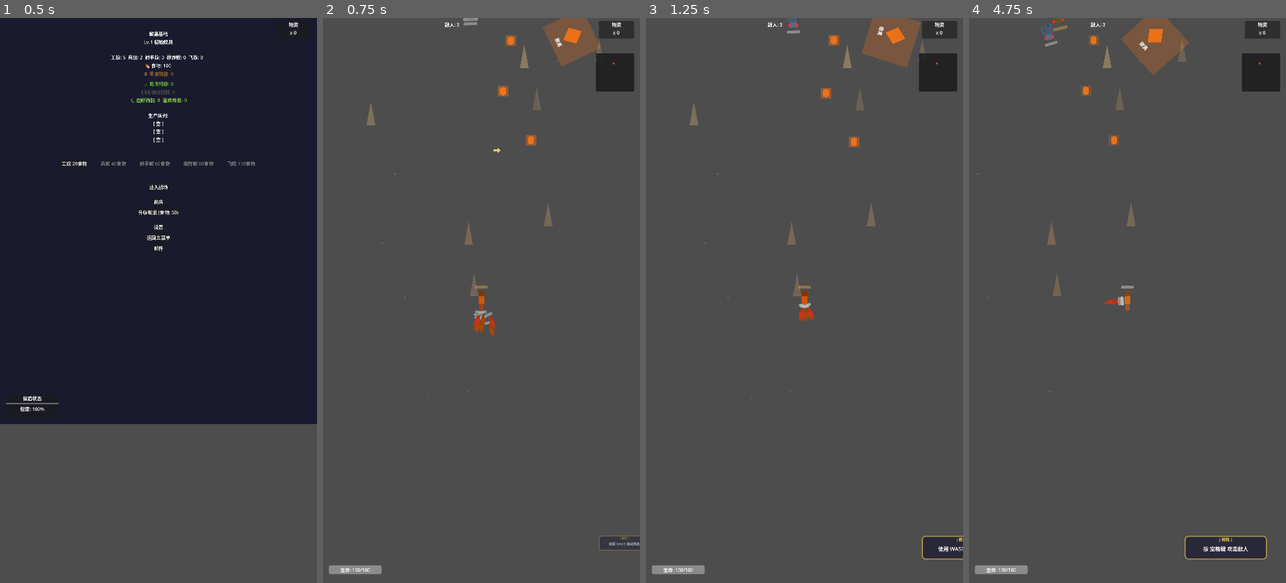
Above: before the commit, frames 1-4 (left to right).
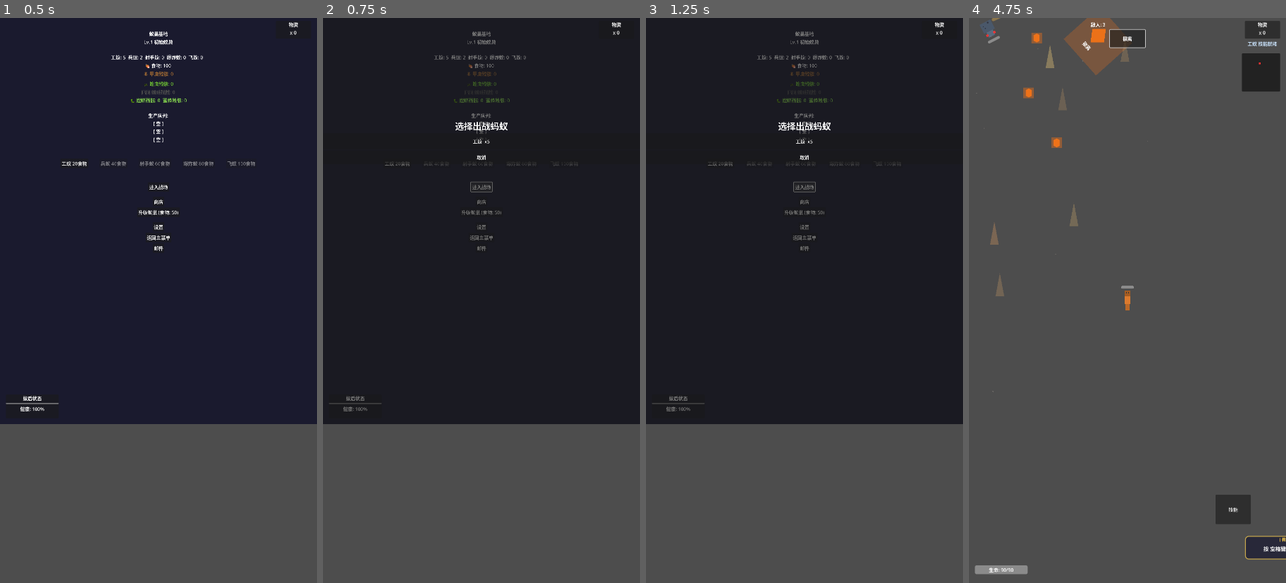
Above: after the commit, the same moments.

Repository: Zhanghc177/gametest
Game: Godot game, scene res://scenes/game_manager.tscn
Two runs of this game, one before a commit and one after it. Both use one fixed random seed, a clock stepped at 60 frames per second and the inputs below.
Inputs (mouse positions are in pixels of both pictures, inside the frame that each line leads up to):
- Up to frame 1 (0.5 s): no input
- Up to frame 2 (0.75 s): click "进入战场" at 0.5 s
- Up to frame 3 (1.25 s): no input
- Up to frame 4 (4.75 s): click (1127, 142) at 1.25 s, where only the run after the commit has a clickable "工蚁 x5"; click (1232, 509) at 2 s, where only the run after the commit has a clickable "技能"; click (1127, 40) at 2.75 s, where only the run after the commit has a clickable "撤离"; tap Enter at 3.5 s; move the mouse to (1197, 272) at 3.52 s; hold D (move_right) 3.53-4.25 s; hold F (ability, bound only after the commit) 3.53-4.25 s; click (1197, 272) at 3.67 s; drag from (1064, 328) to (1127, 300) at 4.27 s

Frame 1 is identical in both runs. In frame 2, 71% of the frame differs, in the area x 0-100%, y 0-99%; in frame 3, 71%; in frame 4, 5.4%.

Commit message:
feat: add ant selection and class skills

Diff:
--- a/project.godot
+++ b/project.godot
@@ -67,6 +67,11 @@
 "events": [Object(InputEventKey,"resource_local_to_scene":false,"resource_name":"","device":-1,"window_id":0,"alt_press …(194 unchanged characters)…
 ]
 }
+ability={
+"deadzone": 0.5,
+"events": [Object(InputEventKey,"resource_local_to_scene":false,"resource_name":"","device":-1,"window_id":0,"alt_pressed":false,"shift_pressed":false,"ctrl_pressed":false,"meta_pressed":false,"pressed":false,"keycode":0,"physical_keycode":70,"key_label":0,"unicode":102,"location":0,"echo":false,"script":null)
+]
+}
 
 [layer_names]
 
--- a/scripts/base_camp.gd
+++ b/scripts/base_camp.gd
@@ -2,7 +2,7 @@
 
 ## 基地界面 - 蚁巢管理、蚂蚁生产、物资存储
 
-signal enter_battle
+signal enter_battle(selected_ant_type: String)
 signal open_settings
 signal return_to_main_menu
 signal open_mail
@@ -355,7 +355,7 @@
 	var game_manager = get_tree().get_first_node_in_group("game_manager")
 	if not game_manager:
 		print("BaseCamp: 未找到 game_manager，直接发射信号")
-		enter_battle.emit()
+		enter_battle.emit("worker")
 		return
 
 	# 检查是否有可用蚂蚁
@@ -370,10 +370,69 @@
 		show_tip("没有蚂蚁！请先生产蚂蚁")
 		return
 
-	# 直接进入战场，不消耗食物
-	print("BaseCamp: 携带现有蚂蚁进入战场")
-	game_manager.save_game()
-	enter_battle.emit()
+	_show_ant_selection_panel()
+
+func _show_ant_selection_panel() -> void:
+	if has_node("BattleAntSelectPanel"):
+		$BattleAntSelectPanel.queue_free()
+	var available_types = _get_available_battle_ant_types()
+	if available_types.is_empty():
+		show_tip("没有已解锁且可出战的蚂蚁")
+		return
+
+	var panel = PanelContainer.new()
+	panel.name = "BattleAntSelectPanel"
+	panel.set_anchors_preset(Control.PRESET_FULL_RECT)
+	panel.modulate = Color(1, 1, 1, 0.98)
+	add_child(panel)
+
+	var outer = VBoxContainer.new()
+	outer.alignment = BoxContainer.ALIGNMENT_CENTER
+	panel.add_child(outer)
+
+	var title = Label.new()
+	title.text = "选择出战蚂蚁"
+	title.horizontal_alignment = HORIZONTAL_ALIGNMENT_CENTER
+	title.add_theme_font_size_override("font_size", 30)
+	outer.add_child(title)
+
+	for ant_type in available_types:
+		var btn = Button.new()
+		btn.custom_minimum_size = Vector2(360, 54)
+		btn.text = "%s  x%d" % [_get_ant_type_name(ant_type), ant_count.get(ant_type, 0)]
+		btn.pressed.connect(_on_battle_ant_selected.bind(ant_type))
+		outer.add_child(btn)
+
+	var cancel_btn = Button.new()
+	cancel_btn.custom_minimum_size = Vector2(360, 46)
+	cancel_btn.text = "取消"
+	cancel_btn.pressed.connect(_close_ant_selection_panel)
+	outer.add_child(cancel_btn)
+
+func _get_available_battle_ant_types() -> Array:
+	var game_manager = get_tree().get_first_node_in_group("game_manager")
+	var unlocked = game_manager.get_available_ant_types() if game_manager else ant_count.keys()
+	var result = []
+	for ant_type in ["worker", "soldier", "shooter", "bomber", "flyer"]:
+		if ant_type in unlocked and ant_count.get(ant_type, 0) > 0:
+			result.append(ant_type)
+	return result
+
+func _on_battle_ant_selected(ant_type: String) -> void:
+	var game_manager = get_tree().get_first_node_in_group("game_manager")
+	if game_manager:
+		game_manager.save_game()
+	_close_ant_selection_panel()
+	enter_battle.emit(ant_type)
+
+func _close_ant_selection_panel() -> void:
+	if has_node("BattleAntSelectPanel"):
+		$BattleAntSelectPanel.queue_free()
+
+func _get_ant_type_name(ant_type: String) -> String:
+	if ANT_TYPES.has(ant_type):
+		return ANT_TYPES[ant_type].name
+	return ant_type
 
 func _on_shop_pressed() -> void:
 	_show_shop_panel()
--- a/scripts/game_manager.gd
+++ b/scripts/game_manager.gd
@@ -1024,7 +1024,7 @@
 		battle_scene.visible = true
 		var main = battle_scene as Node2D
 		if main:
-			main.start_battle(inventory, ant_count)
+			main.start_battle(inventory, ant_count, "")
 
 	# 淡出所有元素
 	var fade_out = create_tween()
@@ -1147,7 +1147,7 @@
 			completed += 1
 	return { "completed": completed, "total": total }
 
-func _on_enter_battle() -> void:
+func _on_enter_battle(selected_ant_type: String = "") -> void:
 	print("GameManager: _on_enter_battle called")
 	print("GameManager: battle_scene=", battle_scene)
 	print("GameManager: base_camp=", base_camp)
@@ -1172,7 +1172,7 @@
 	var main = battle_scene as Node2D
 	if main:
 		print("GameManager: calling main.start_battle")
-		main.start_battle(inventory, ant_count)
+		main.start_battle(inventory, ant_count, selected_ant_type)
 		print("GameManager: main.start_battle completed")
 	else:
 		print("GameManager: ERROR - main is null after cast!")
--- a/scripts/main.gd
+++ b/scripts/main.gd
@@ -45,6 +45,7 @@
 var joystick_active: bool = false
 var attack_button_down: bool = false
 var dash_button_down: bool = false
+var skill_button_down: bool = false
 
 ## 触控手感优化参数
 const JOYSTICK_DEADZONE: float = 0.15  # 虚拟摇杆死区（减少漂移）
@@ -73,6 +74,8 @@
 var max_waves: int = 1
 var wave_enemies_remaining: int = 0
 var wave_in_progress: bool = false
+var battle_waves_cleared: bool = false
+var selected_ant_type: String = "worker"
 
 ## BOSS血条系统变量
 var current_boss: Node = null  # 当前BOSS引用
@@ -175,6 +178,7 @@
 	print("Main: player=", player, " camera=", camera)
 	setup_camera()
 	setup_extraction_point()
+	_ensure_skill_touch_button()
 	print("Main: _ready 完成")
 
 func _process(_delta: float) -> void:
@@ -217,6 +221,9 @@
 	var touch_controls = canvas_layer.get_node_or_null("TouchControls")
 	if touch_controls:
 		touch_controls.visible = true
+	var direct_touch_controls = get_node_or_null("TouchControls")
+	if direct_touch_controls:
+		direct_touch_controls.visible = true
 	print("Main: 战场UI元素已显示")
 
 func hide_battle_ui() -> void:
@@ -224,7 +231,30 @@
 		var node = canvas_layer.get_node_or_null(node_path)
 		if node:
 			node.visible = false
+	var touch_controls = get_node_or_null("TouchControls")
+	if touch_controls:
+		touch_controls.visible = false
 	hide_boss_ui()
+
+func _ensure_skill_touch_button() -> void:
+	var touch_controls = get_node_or_null("TouchControls")
+	if not touch_controls:
+		return
+	if touch_controls.has_node("SkillButton"):
+		return
+	var skill_button = Button.new()
+	skill_button.name = "SkillButton"
+	skill_button.text = "技能"
+	skill_button.anchors_preset = Control.PRESET_BOTTOM_RIGHT
+	skill_button.anchor_left = 1.0
+	skill_button.anchor_top = 1.0
+	skill_button.anchor_right = 1.0
+	skill_button.anchor_bottom = 1.0
+	skill_button.offset_left = -240.0
+	skill_button.offset_top = -300.0
+	skill_button.offset_right = -120.0
+	skill_button.offset_bottom = -200.0
+	touch_controls.add_child(skill_button)
 
 func _mark_battle_effect(node: Node) -> void:
 	node.add_to_group("battle_effects")
@@ -1042,12 +1072,15 @@
 	defeat()
 
 func victory() -> void:
-	game_running = false
+	if battle_waves_cleared:
+		return
+	battle_waves_cleared = true
+	wave_in_progress = false
 	_last_battle_failed = false
 	survival_time = Time.get_ticks_msec() / 1000.0 - battle_start_time
 	save_battle_replay()  # 保存回放
-	await get_tree().create_timer(1.5).timeout
-	show_settlement(true)
+	show_warning_announcement("三波已清理，前往撤离点撤离")
+	update_ui()
 
 func defeat() -> void:
 	game_running = false
@@ -1185,6 +1218,7 @@
 	joystick_active = false
 	attack_button_down = false
 	dash_button_down = false
+	skill_button_down = false
 	gamepad_leftstick = Vector2.ZERO
 	gamepad_rightstick = Vector2.ZERO
 	gamepad_lt = 0.0
@@ -1355,13 +1389,23 @@
 	else:
 		print("Main: ERROR - no game_manager found!")
 
-func start_battle(initial_inventory: Dictionary = {}, ant_count: Dictionary = {}) -> void:
+func _resolve_selected_ant_type(ant_count: Dictionary, requested_type: String) -> String:
+	if requested_type != "" and ant_count.get(requested_type, 0) > 0:
+		return requested_type
+	for ant_type in ["worker", "soldier", "shooter", "bomber", "flyer"]:
+		if ant_count.get(ant_type, 0) > 0:
+			return ant_type
+	return "worker"
+
+func start_battle(initial_inventory: Dictionary = {}, ant_count: Dictionary = {}, battle_ant_type: String = "worker") -> void:
 	print("Main: start_battle called, visible=", visible)
 	game_running = true
 	_returning_to_base = false
 	_last_battle_failed = false
 	has_extraction_started = false
 	extraction_progress = 0.0
+	battle_waves_cleared = false
+	selected_ant_type = _resolve_selected_ant_type(ant_count, battle_ant_type)
 	_reset_battle_controls()
 	inventory = initial_inventory.duplicate()
 	# 确保 inventory 有必要的键
@@ -1391,13 +1435,16 @@
 	survival_time = 0.0  # 重置存活时间
 	input_recording.clear()  # 清空输入记录
 
+	if player.has_method("apply_ant_class"):
+		player.apply_ant_class(selected_ant_type)
 	if player.has_method("revive_for_battle"):
 		player.revive_for_battle()
 	player.global_position = Vector2(540, 1500)
-	player.hp = player.HP_MAX
+	player.hp = player.get("class_hp_max") if player.get("class_hp_max") != null else player.HP_MAX
 	player.atk_boost = 0.0
 	player.atk_boost_timer = 0.0
-	player.health_bar.value = player.HP_MAX
+	player.health_bar.max_value = player.hp
+	player.health_bar.value = player.hp
 
 	# 重置摄像机位置紧跟在玩家位置之后
 	enable_battle_camera()
@@ -1405,8 +1452,8 @@
 
 	_clear_battle_runtime_nodes()
 
-	# 生成玩家携带的蚂蚁
-	spawn_player_ants(ant_count)
+	# New battle flow: the selected ant becomes the controllable character.
+	player_ants.clear()
 
 	# 初始化战场内容
 	spawn_obstacles()
@@ -1498,12 +1545,21 @@
 
 	var buff_label = canvas_layer.get_node_or_null("BuffLabel")
 	if buff_label:
-		if player.atk_boost > 0:
+		var skill_cd = player.get("skill_cooldown") if player else 0.0
+		var skill_active = player.get("skill_timer") if player else 0.0
+		var class_label = player.get_ant_class_label() if player and player.has_method("get_ant_class_label") else selected_ant_type
+		if skill_active > 0:
+			buff_label.text = "%s 技能生效" % class_label
+			buff_label.modulate = Color(0.29, 0.87, 0.31)
+		elif skill_cd > 0:
+			buff_label.text = "%s 技能 %.0fs" % [class_label, skill_cd]
+			buff_label.modulate = Color(1.0, 0.8, 0.2)
+		elif player.atk_boost > 0:
 			buff_label.text = "攻击+"
 			buff_label.modulate = Color(0.29, 0.87, 0.31)
 		else:
-			buff_label.text = ""
-			buff_label.modulate = Color(1, 1, 1, 0)
+			buff_label.text = "%s 技能就绪" % class_label
+			buff_label.modulate = Color(0.8, 0.9, 1.0)
 
 	var extract_label = canvas_layer.get_node_or_null("ExtractProgress")
 	if extract_label:
@@ -1520,9 +1576,10 @@
 	var health_bar = canvas_layer.get_node_or_null("HealthBar")
 	var health_label = canvas_layer.get_node_or_null("HealthBar/HealthLabel")
 	if health_bar and health_label:
-		health_bar.max_value = player.HP_MAX
+		var max_hp = player.get("class_hp_max") if player.get("class_hp_max") != null else player.HP_MAX
+		health_bar.max_value = max_hp
 		health_bar.value = player.hp
-		health_label.text = "生命: %d/%d" % [player.hp, player.HP_MAX]
+		health_label.text = "生命: %d/%d" % [player.hp, max_hp]
 
 	# 更新BOSS血条
 	update_boss_health_display()
@@ -1862,6 +1919,7 @@
 	var attack_button = touch_controls.get_node_or_null("AttackButton")
 	var dash_button = touch_controls.get_node_or_null("DashButton")
 	var extract_button = touch_controls.get_node_or_null("ExtractButton")
+	var skill_button = touch_controls.get_node_or_null("SkillButton")
 
 	# 攻击按钮处理 - 扩大检测半径提高灵敏度
 	if attack_button:
@@ -1874,6 +1932,11 @@
 		if event is InputEventScreenTouch:
 			if event.position.distance_to(dash_button.global_position + dash_button.size / 2) < DASH_BUTTON_RADIUS:
 				dash_button_down = event.pressed  # 即时响应
+
+	if skill_button:
+		if event is InputEventScreenTouch:
+			if event.position.distance_to(skill_button.global_position + skill_button.size / 2) < DASH_BUTTON_RADIUS:
+				skill_button_down = event.pressed
 
 	# 撤离按钮处理 - 扩大检测半径
 	if extract_button and event is InputEventScreenTouch:
@@ -1943,6 +2006,11 @@
 	if not game_running:
 		return false
 	return dash_button_down
+
+func is_skill_button_down() -> bool:
+	if not game_running:
+		return false
+	return skill_button_down
 
 ## ==================== 天气系统 - 洞穴氛围效果 ====================
 
--- a/scripts/player.gd
+++ b/scripts/player.gd
@@ -45,6 +45,63 @@
 const ATK_BOOST_AMOUNT: float = 0.10
 const ATK_BOOST_DURATION: float = 20.0
 const ATTACK_COOLDOWN_AFTER: float = 0.1
+const ANT_CLASS_CONFIG = {
+	"worker": {
+		"name": "工蚁",
+		"hp": 90.0,
+		"speed": 330.0,
+		"atk_base": 12.0,
+		"atk_full": 30.0,
+		"range_min": 42.0,
+		"range_max": 105.0,
+		"fan_angle": PI / 1.7,
+		"color": Color(0.86, 0.48, 0.18, 1.0)
+	},
+	"soldier": {
+		"name": "兵蚁",
+		"hp": 135.0,
+		"speed": 280.0,
+		"atk_base": 22.0,
+		"atk_full": 52.0,
+		"range_min": 52.0,
+		"range_max": 125.0,
+		"fan_angle": PI / 2.4,
+		"color": Color(0.55, 0.28, 0.12, 1.0)
+	},
+	"shooter": {
+		"name": "射手蚁",
+		"hp": 80.0,
+		"speed": 290.0,
+		"atk_base": 16.0,
+		"atk_full": 38.0,
+		"range_min": 85.0,
+		"range_max": 190.0,
+		"fan_angle": PI / 4.0,
+		"color": Color(0.58, 0.72, 0.30, 1.0)
+	},
+	"bomber": {
+		"name": "爆破蚁",
+		"hp": 100.0,
+		"speed": 250.0,
+		"atk_base": 26.0,
+		"atk_full": 58.0,
+		"range_min": 45.0,
+		"range_max": 115.0,
+		"fan_angle": PI * 1.25,
+		"color": Color(0.62, 0.30, 0.16, 1.0)
+	},
+	"flyer": {
+		"name": "飞蚁",
+		"hp": 75.0,
+		"speed": 360.0,
+		"atk_base": 14.0,
+		"atk_full": 34.0,
+		"range_min": 60.0,
+		"range_max": 150.0,
+		"fan_angle": PI / 2.8,
+		"color": Color(0.38, 0.66, 0.95, 1.0)
+	}
+}
 
 ## 冲刺技能
 const DASH_SPEED: float = 600.0
@@ -56,6 +113,21 @@
 const GAMEPAD_DEADZONE: float = 0.1
 
 var hp: float = HP_MAX
+var ant_class: String = "worker"
+var class_hp_max: float = HP_MAX
+var class_speed: float = SPEED
+var class_atk_base: float = ATK_BASE
+var class_atk_full: float = ATK_FULL
+var class_range_min: float = ATK_RANGE_MIN
+var class_range_max: float = ATK_RANGE_MAX
+var class_fan_angle: float = ATK_ANGLE
+var skill_cooldown: float = 0.0
+var skill_timer: float = 0.0
+var skill_speed_multiplier: float = 1.0
+var next_attack_bonus_multiplier: float = 1.0
+var is_flying: bool = false
+var _ability_input_was_down: bool = false
+var _base_collision_mask: int = 0
 var move_direction: Vector2 = Vector2.ZERO
 var attack_direction: float = 0.0
 var is_charging: bool = false
@@ -177,7 +249,9 @@
 @onready var attack_fan: Polygon2D = $AttackFan
 
 func _ready() -> void:
-	health_bar.max_value = HP_MAX
+	_base_collision_mask = collision_mask
+	apply_ant_class(ant_class)
+	health_bar.max_value = class_hp_max
 	health_bar.value = hp
 	charge_timer.timeout.connect(_on_charge_timeout)
 	cooldown_timer.timeout.connect(_on_cooldown_timeout)
@@ -217,12 +291,18 @@
 		invincible -= delta
 		modulate.a = 0.5 if fmod(invincible, 0.1) < 0.05 else 1.0
 	else:
-		modulate.a = 1.0
+		modulate.a = 0.72 if is_flying else 1.0
 
 	if atk_boost_timer > 0:
 		atk_boost_timer -= delta
 		if atk_boost_timer <= 0:
 			atk_boost = 0.0
+	if skill_cooldown > 0:
+		skill_cooldown = max(0.0, skill_cooldown - delta)
+	if skill_timer > 0:
+		skill_timer -= delta
+		if skill_timer <= 0:
+			_end_active_skill()
 
 	for ability in temporary_abilities:
 		if temporary_ability_timers.has(ability):
@@ -240,6 +320,8 @@
 			footstep_timer = FOOTSTEP_INTERVAL
 
 	for obstacle in get_tree().get_nodes_in_group("obstacles"):
+		if is_flying:
+			break
 		if obstacle is StaticBody2D:
 			var collision = obstacle.get_child(0) as CollisionShape2D
 			if collision and collision.shape is CircleShape2D:
@@ -321,6 +403,13 @@
 	if (trigger_down or attack_button_down or Input.is_action_pressed("attack_charge")) and attack_cooldown <= 0:
 		start_charge()
 
+	var ability_down = Input.is_action_pressed("ability")
+	if main and main.has_method("is_skill_button_down"):
+		ability_down = ability_down or main.is_skill_button_down()
+	if ability_down and not _ability_input_was_down:
+		activate_class_skill()
+	_ability_input_was_down = ability_down
+
 func start_charge() -> void:
 	if is_charging:
 		charge_power = min(1.0, charge_power + get_process_delta_time() / CHARGE_TIME)
@@ -376,6 +465,8 @@
 		if enemy.has_method("take_damage") and is_in_attack_fan(enemy.global_position, params):
 			enemy.take_damage(params.damage)
 			hit_count += 1
+	if next_attack_bonus_multiplier > 1.0:
+		next_attack_bonus_multiplier = 1.0
 
 	if hit_count > 0:
 		var tween = create_tween()
@@ -410,12 +501,12 @@
 	var p = charge_power
 	var exp_p = pow(p, 0.8)
 	var total_atk = get_total_atk()
-	var base_dmg = total_atk + (ATK_FULL - ATK_BASE) * p * p
+	var base_dmg = total_atk + (class_atk_full - class_atk_base) * p * p
 	return {
-		"range": ATK_RANGE_MIN + (ATK_RANGE_MAX - ATK_RANGE_MIN) * exp_p,
-		"damage": base_dmg * get_attack_multiplier(),
+		"range": class_range_min + (class_range_max - class_range_min) * exp_p,
+		"damage": base_dmg * get_attack_multiplier() * next_attack_bonus_multiplier,
 		"angle": attack_direction,
-		"fan_angle": ATK_ANGLE * (0.7 + 0.3 * p)
+		"fan_angle": class_fan_angle * (0.7 + 0.3 * p)
 	}
 
 func update_attack_fan(params: Dictionary) -> void:
@@ -435,6 +526,92 @@
 
 	var alpha = 0.2 + charge_power * 0.3
 	attack_fan.color = Color(0.29, 0.87, 0.31, alpha)
+
+func apply_ant_class(new_class: String) -> void:
+	if not ANT_CLASS_CONFIG.has(new_class):
+		new_class = "worker"
+	ant_class = new_class
+	var config = ANT_CLASS_CONFIG[ant_class]
+	class_hp_max = config.hp
+	class_speed = config.speed
+	class_atk_base = config.atk_base
+	class_atk_full = config.atk_full
+	class_range_min = config.range_min
+	class_range_max = config.range_max
+	class_fan_angle = config.fan_angle
+	hp = class_hp_max
+	if health_bar:
+		health_bar.max_value = class_hp_max
+		health_bar.value = hp
+	_apply_class_color(config.color)
+	_reset_class_skill_state()
+
+func _apply_class_color(color: Color) -> void:
+	modulate = Color(1, 1, 1, 1)
+	var head = get_node_or_null("AntBody/Head")
+	var body = get_node_or_null("AntBody/Body")
+	var abdomen = get_node_or_null("AntBody/Abdomen")
+	if head:
+		head.color = color.darkened(0.25)
+	if body:
+		body.color = color
+	if abdomen:
+		abdomen.color = color.darkened(0.15)
+
+func activate_class_skill() -> void:
+	if skill_cooldown > 0 or hp <= 0:
+		return
+	match ant_class:
+		"worker":
+			skill_speed_multiplier = 1.75
+			skill_timer = 3.0
+			skill_cooldown = 8.0
+			flash_effect(Color(0.4, 1.0, 0.4, 1.0))
+		"soldier":
+			next_attack_bonus_multiplier = 1.85
+			skill_timer = 6.0
+			skill_cooldown = 9.0
+			flash_effect(Color(1.0, 0.45, 0.2, 1.0))
+		"shooter":
+			next_attack_bonus_multiplier = 1.35
+			skill_timer = 5.0
+			skill_cooldown = 8.0
+			flash_effect(Color(0.7, 1.0, 0.35, 1.0))
+		"bomber":
+			next_attack_bonus_multiplier = 1.55
+			skill_timer = 5.0
+			skill_cooldown = 10.0
+			flash_effect(Color(1.0, 0.45, 0.2, 1.0))
+		"flyer":
+			is_flying = true
+			skill_timer = 3.5
+			skill_cooldown = 10.0
+			collision_mask = _base_collision_mask & ~(1 << 2)
+			modulate.a = 0.72
+			flash_effect(Color(0.45, 0.75, 1.0, 1.0))
+
+func _end_active_skill() -> void:
+	skill_speed_multiplier = 1.0
+	if next_attack_bonus_multiplier > 1.0 and ant_class != "soldier":
+		next_attack_bonus_multiplier = 1.0
+	if is_flying:
+		is_flying = false
+		collision_mask = _base_collision_mask
+		modulate.a = 1.0
+
+func _reset_class_skill_state() -> void:
+	skill_cooldown = 0.0
+	skill_timer = 0.0
+	skill_speed_multiplier = 1.0
+	next_attack_bonus_multiplier = 1.0
+	is_flying = false
+	_ability_input_was_down = false
+	if _base_collision_mask != 0:
+		collision_mask = _base_collision_mask
+
+func get_ant_class_label() -> String:
+	var config = ANT_CLASS_CONFIG.get(ant_class, ANT_CLASS_CONFIG["worker"])
+	return config.name
 
 func apply_attack_boost() -> void:
 	atk_boost = ATK_BOOST_AMOUNT
@@ -633,8 +810,10 @@
 	set_physics_process(true)
 	if has_node("CollisionShape2D"):
 		$CollisionShape2D.set_deferred("disabled", false)
-	hp = HP_MAX
-	health_bar.value = HP_MAX
+	_reset_class_skill_state()
+	hp = class_hp_max
+	health_bar.max_value = class_hp_max
+	health_bar.value = class_hp_max
 	velocity = Vector2.ZERO
 	is_dashing = false
 	is_charging = false
@@ -688,7 +867,7 @@
 		else:
 			match buff_type:
 				"heal":
-					hp = min(HP_MAX, hp + buff["value"] * delta)
+					hp = min(class_hp_max, hp + buff["value"] * delta)
 					health_bar.value = hp
 				"attack":
 					pass
@@ -706,7 +885,7 @@
 	var speed_mult = 1.0
 	if active_buffs.has("speed"):
 		speed_mult += active_buffs["speed"]["value"]
-	return SPEED * speed_mult
+	return class_speed * speed_mult * skill_speed_multiplier
 
 func get_attack_multiplier() -> float:
 	var atk_mult = 1.0
@@ -837,7 +1016,7 @@
 			equipment_bonus_def += item.get("def", 0.0)
 
 func get_total_atk() -> float:
-	return ATK_BASE + equipment_bonus_atk
+	return class_atk_base + equipment_bonus_atk
 
 func get_total_def() -> float:
 	return DEF_BASE + equipment_bonus_def
